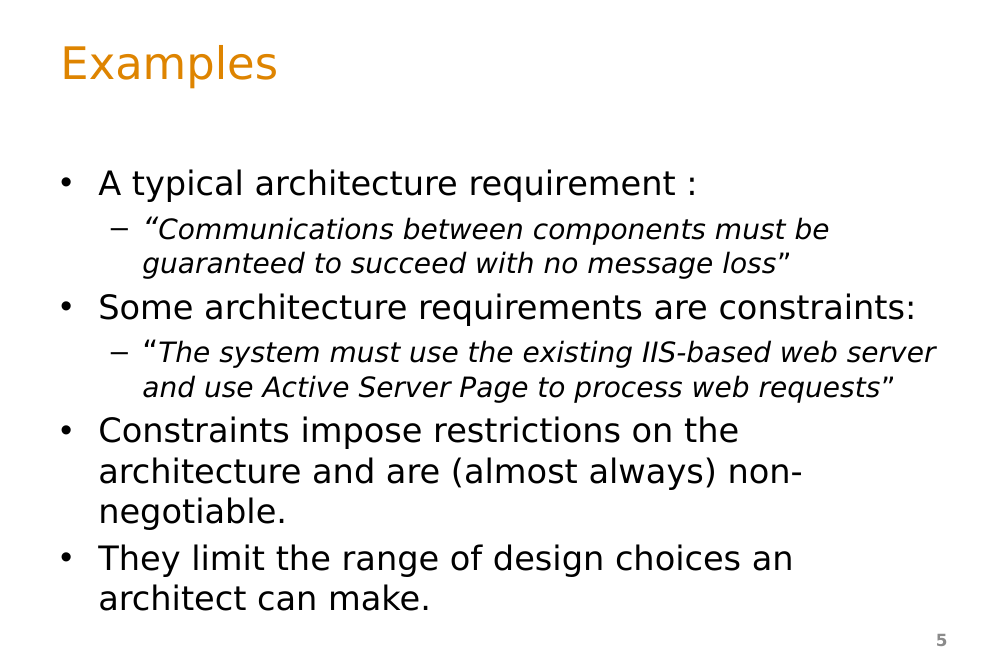
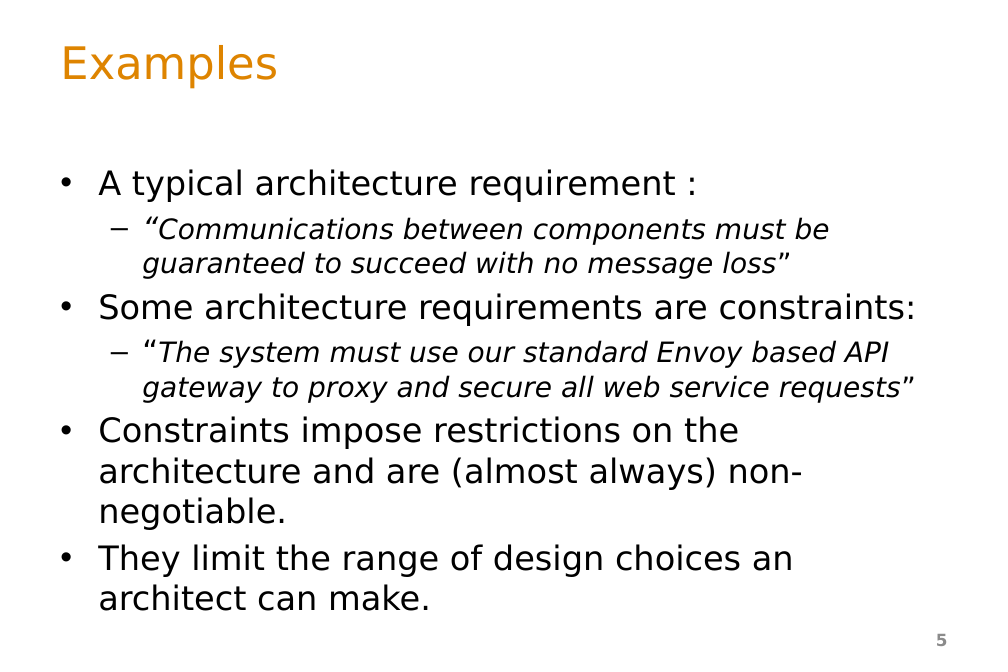
Before and after one commit to ArchitectingSoftware/SE577-SoftwareArchitecture, a slide deck: slide 5 of lectures/_L2b Requirements.pptx. Drawn at 1008x672 pixels with LibreOffice and Linux fonts; fonts in the diff are those of the drawing. Boxes give left, top, right and bottom in pixels: in the first picture for what was removed or moved away, otherwise in the second. Text is boxed around its words. In the diff, an @@ line names an element or a change of style, - is before the commit and + after.

```diff
--- a/lectures/_L2b Requirements.pptx
+++ b/lectures/_L2b Requirements.pptx
@@ text at (142, 340, 916, 403): text changed @@
-  – “The system must use the existing IIS-based web server and use Active Server Page to process web requests”
+  – “The system must use our standard Envoy based API gateway to proxy and secure all web service requests”
```
Also in this commit, not shown: 5 other slides changed, 26 slides removed, 7 other files.
